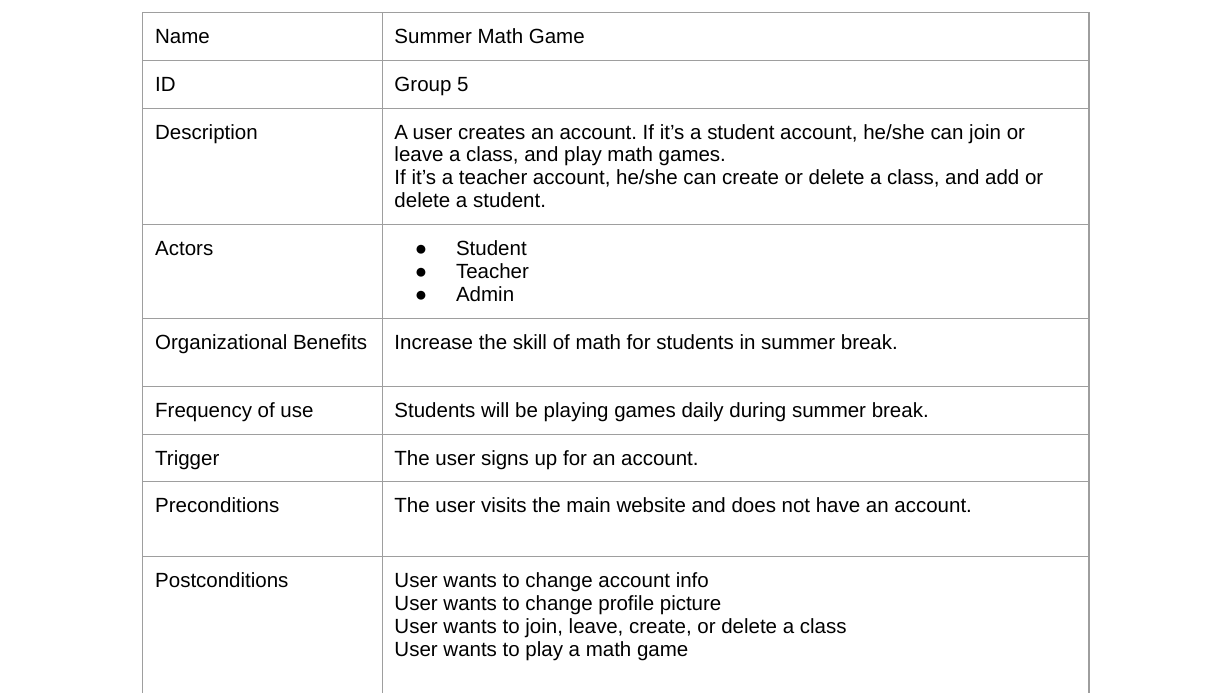
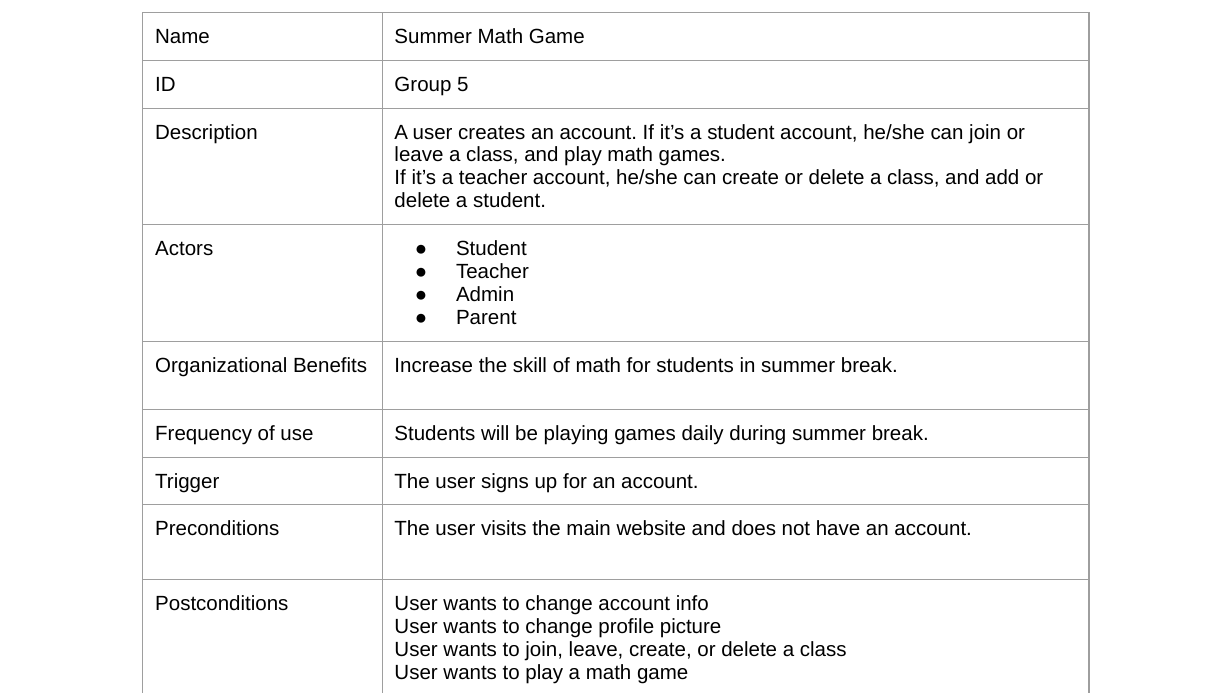
Before and after one commit to SeanSKing/SoftwareEngineeringProject, a slide deck: slide 4 of Documentation/Group 5 Use Case _ Sequence.pptx (slide 3 before the commit). Drawn at 1232x693 pixels with LibreOffice and Linux fonts; fonts in the diff are those of the drawing. Boxes give left, top, right and bottom in pixels: in the first picture for what was removed or moved away, otherwise in the second. Text is boxed around its words. In the diff, an @@ line names an element or a change of style, - is before the commit and + after.

```diff
--- a/Documentation/Group 5 Use Case _ Sequence.pptx
+++ b/Documentation/Group 5 Use Case _ Sequence.pptx
@@ table at bbox=[143, 12, 1089, 688] @@
-row 4, column 2: Student / Teacher / Admin
+row 4, column 2: Student / Teacher / Admin / Parent
```
Also in this commit, not shown: 2 other slides changed, 1 slide added.
